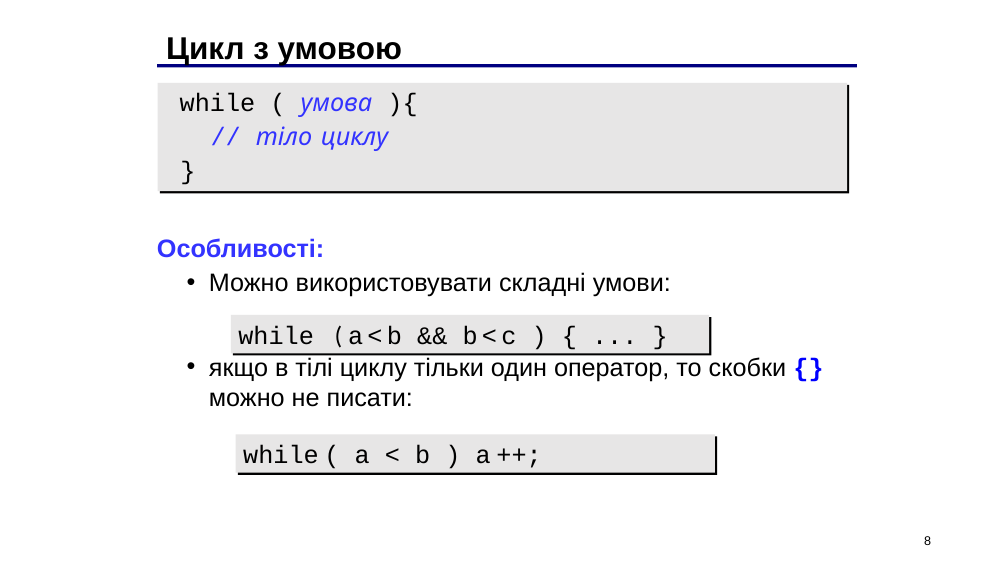
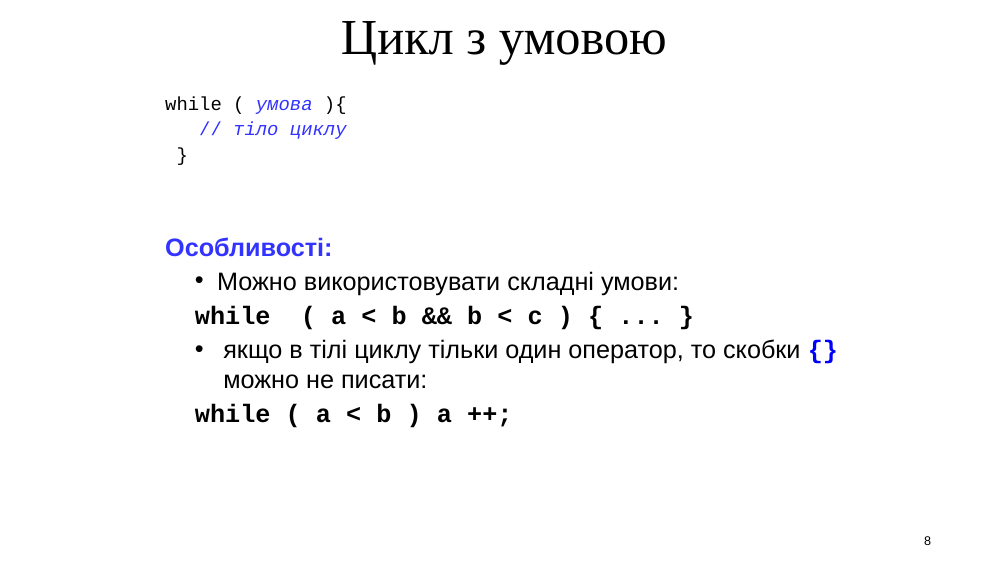
Before and after one commit to arg3ntuum/JavaCourse, a slide deck: slide 8 of Java Урок 5 for while.pptx. Drawn at 1008x567 pixels with LibreOffice and Linux fonts; fonts in the diff are those of the drawing. Boxes give left, top, right and bottom in pixels: in the first picture for what was removed or moved away, otherwise in the second. Text is boxed around its words. In the diff, an @@ line names an element or a change of style, - is before the commit and + after.

```diff
--- a/Java Урок 5 for while.pptx
+++ b/Java Урок 5 for while.pptx
@@ text "Цикл з умовою": place and size @@
-text "Цикл з умовою" at [166, 37, 402, 65]
+text "Цикл з умовою" at [341, 21, 667, 65]
@@ text "Цикл з умовою" at [341, 21, 667, 65]: size 30 to 48 pt, font Arial to Times New Roman, bold off; alignment left to centre; more space between paragraphs @@
@@ line removed from (157, 66) to (858, 66) @@
@@ text "while ( умова ){": place and size @@
-text "while ( умова ){" at [158, 83, 848, 191]
+text "while ( умова ){" at [165, 97, 347, 139]
@@ text "while ( умова ){" at [165, 97, 347, 139]: size 24 to 18 pt; font Comic Neue to Courier New in "умова", "тіло циклу"; fill #E7E6E6 to none; shadow off @@
@@ text "Особливості:": place and size @@
-text "Особливості:" at [157, 238, 786, 407]
+text "Особливості:" at [165, 237, 800, 423]
@@ text at [195, 305, 543, 325]: paragraph added @@
+  while ( a < b && b < c ) { ... }
@@ rectangle removed at [231, 315, 709, 354] @@
-while ( a < b && b < c ) { ... }
@@ text at [223, 339, 800, 389]: indent changed; less space between paragraphs @@
@@ text at [195, 404, 452, 423]: paragraph added @@
+  while ( a < b ) a ++;
@@ rectangle removed at [236, 435, 715, 473] @@
-while ( a < b ) a ++;
```
Also in this commit, not shown: 17 other slides changed, 36 other files.
